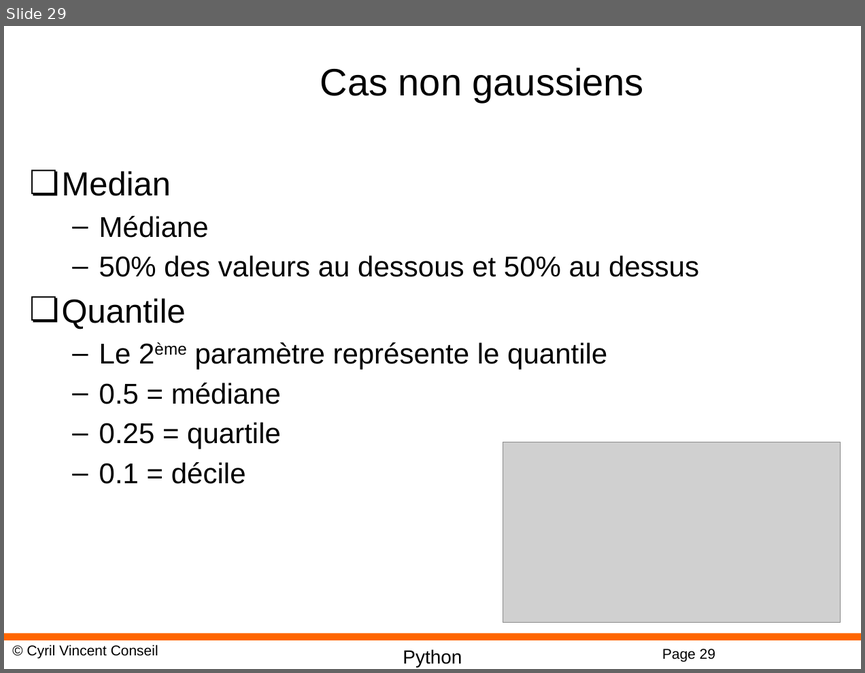
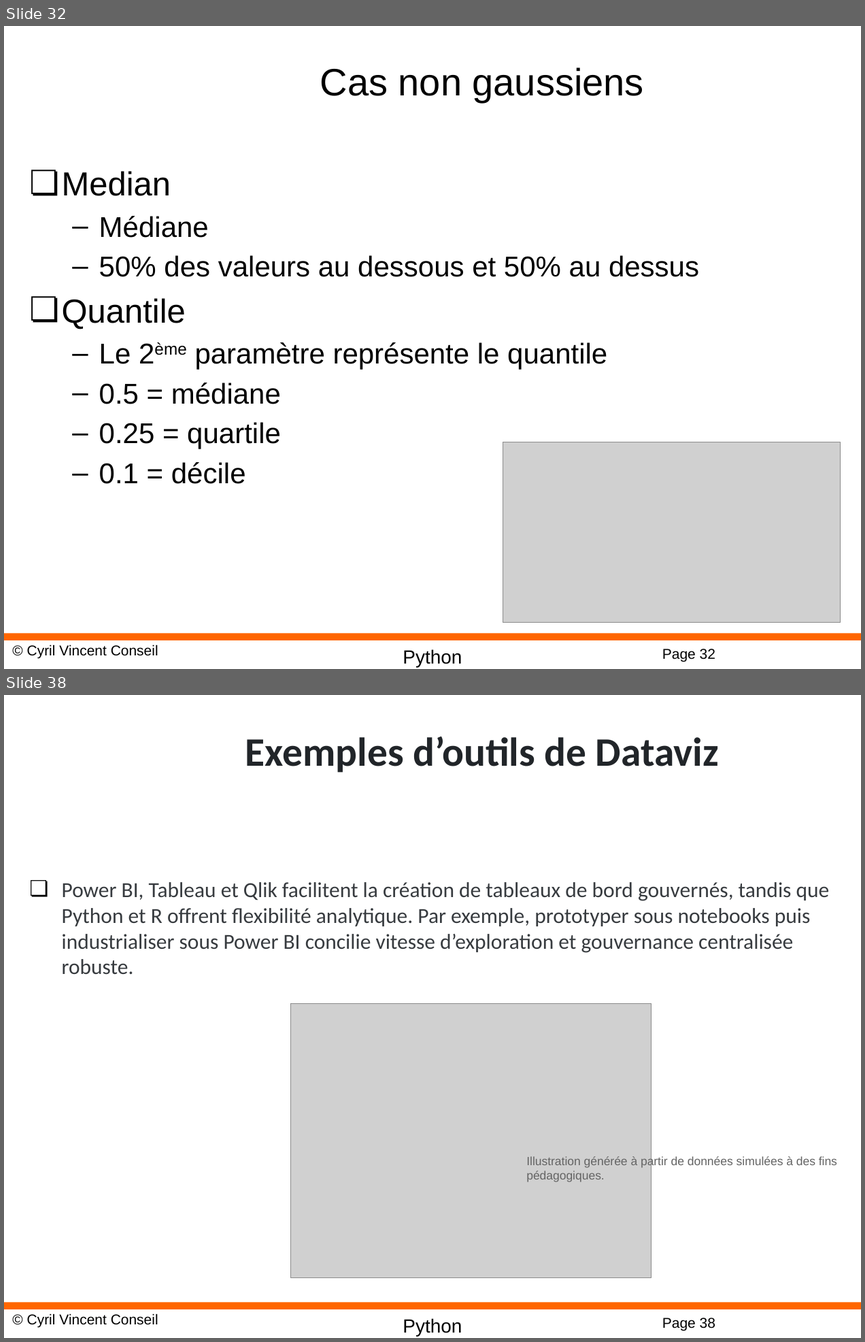
Before and after one commit to cyrilvincent/AI, a slide deck: AI02-DataScience.pptx. Shown one above the other, each under a label of ours: slide 29 before the commit, slides 32 and 38 after it; the slides between them are not shown. The pictures are 865x673 and 865x1342 pixels, drawn with LibreOffice and Linux fonts; fonts in the diff are those of the drawing; grey boxes stand for pictures; background and template pictures are left out. Boxes give left, top, right and bottom in pixels: in the first picture for what was removed or moved away, otherwise in the second. Text is boxed around its words. In the diff, an @@ line names an element or a change of style, - is before the commit and + after.

```diff
--- a/AI02-DataScience.pptx
+++ b/AI02-DataScience.pptx
@@ slide 38 added at [4, 695, 861, 1338], background #FFFFFF; not listed: 4 template elements that a slide beside it also shows @@
@@ title added at [245, 736, 719, 773], 34 pt, text #212529, bold @@
+Exemples d’outils de Dataviz
@@ text added at [62, 882, 830, 974], 18 pt, text #373B3F @@
+❏ Power BI, Tableau et Qlik facilitent la création de tableaux de bord gouvernés, tandis que Python et R offrent flexibilité analytique. Par exemple, prototyper sous notebooks puis industrialiser sous Power BI concilie vitesse d’exploration et gouvernance centralisée robuste.
@@ picture added at [291, 1004, 652, 1278] @@
@@ text added at [526, 1156, 837, 1182], 10 pt, text #646464 @@
+Illustration générée à partir de données simulées à des fins pédagogiques.
@@ what was slide 29 is now slide 32 @@
@@ page number at [662, 648, 715, 661]: text changed @@
-Page 29
+Page 32
```
Also in this commit, not shown: 1 slide changed, 15 other slides added, 23 other files.
